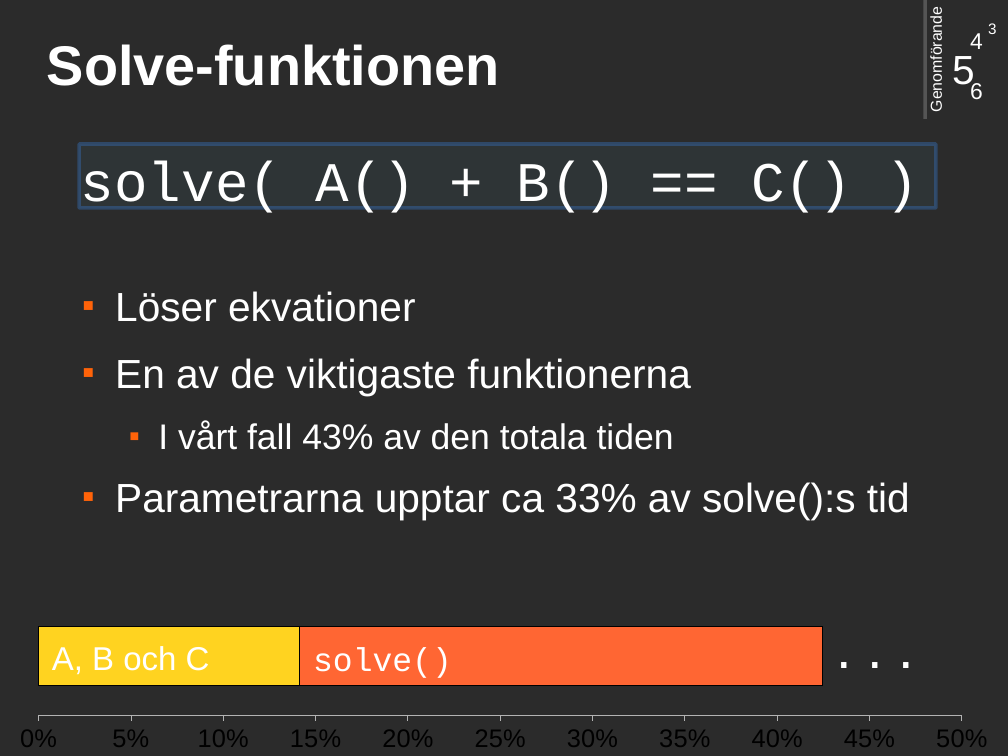
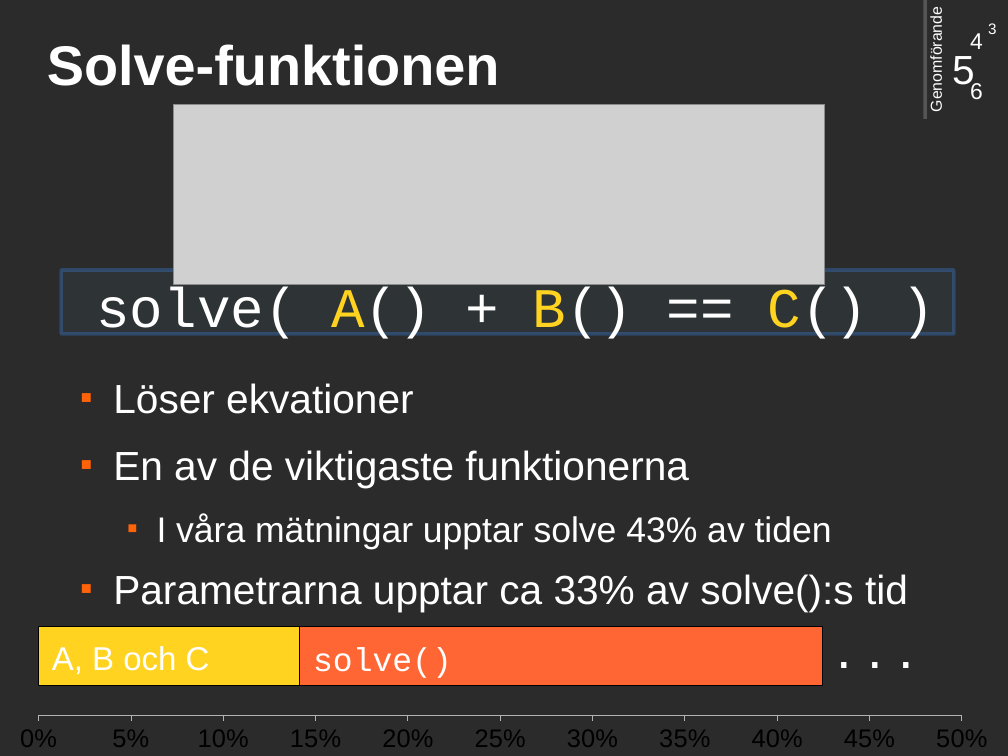
Before and after one commit to saifthe1/openfoam-openmp, a slide deck: slide 13 of presentation/pres.odp. Drawn at 1008x756 pixels with LibreOffice and Linux fonts; fonts in the diff are those of the drawing; grey boxes stand for pictures; background and template pictures are left out; a plain dark background stands for a picture behind light text. Boxes give left, top, right and bottom in pixels: in the first picture for what was removed or moved away, otherwise in the second. Text is boxed around its words. In the diff, an @@ line names an element or a change of style, - is before the commit and + after.

Commit message:
asdf

```diff
--- a/presentation/pres.odp
+++ b/presentation/pres.odp
@@ picture added at bbox=[174, 104, 824, 284] @@
@@ text "solve( A() + B() == ...": place and size @@
-text "solve( A() + B() == ..." at bbox=[80, 144, 937, 217]
+text "solve( A() + B() == ..." at bbox=[61, 270, 954, 343]
@@ text "solve( A() + B() == ..." at bbox=[61, 270, 954, 343]: text colour #FFFFFF to #FFD320 in "A() B() C()" @@
@@ text "Löser ekvationer": place and size @@
-text "Löser ekvationer" at bbox=[115, 291, 910, 519]
+text "Löser ekvationer" at bbox=[113, 383, 908, 612]
@@ text at bbox=[157, 514, 832, 549]: text changed @@
-  ■ I vårt fall 43% av den totala tiden
+  ■ I våra mätningar upptar solve 43% av tiden
```
